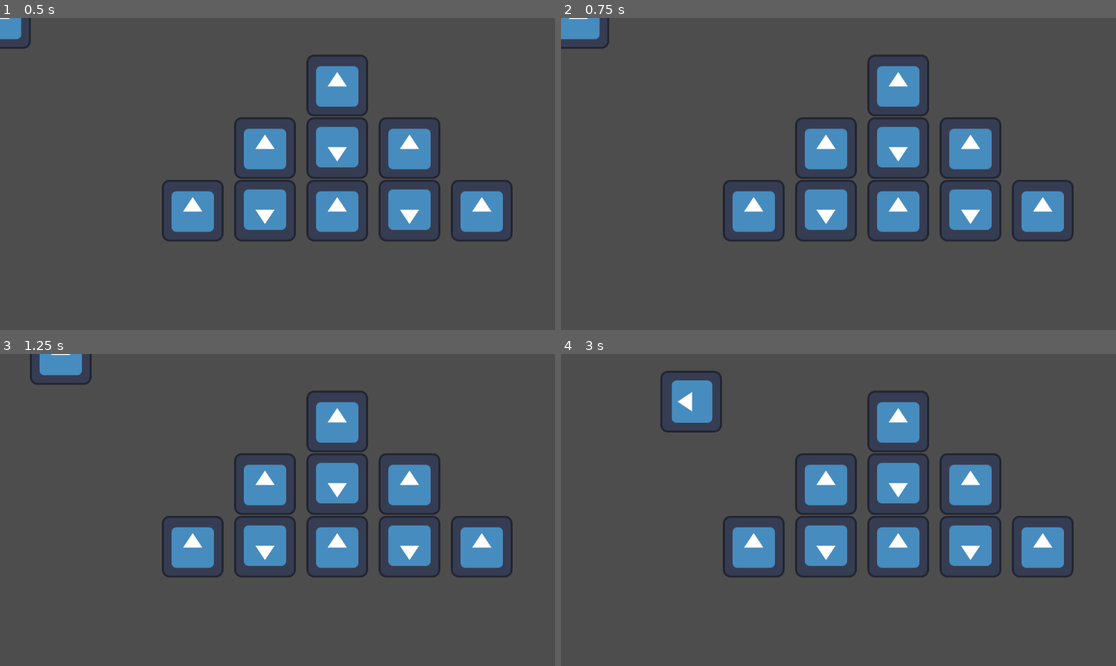
Above: before the commit, frames 1-4 (two rows, left to right).
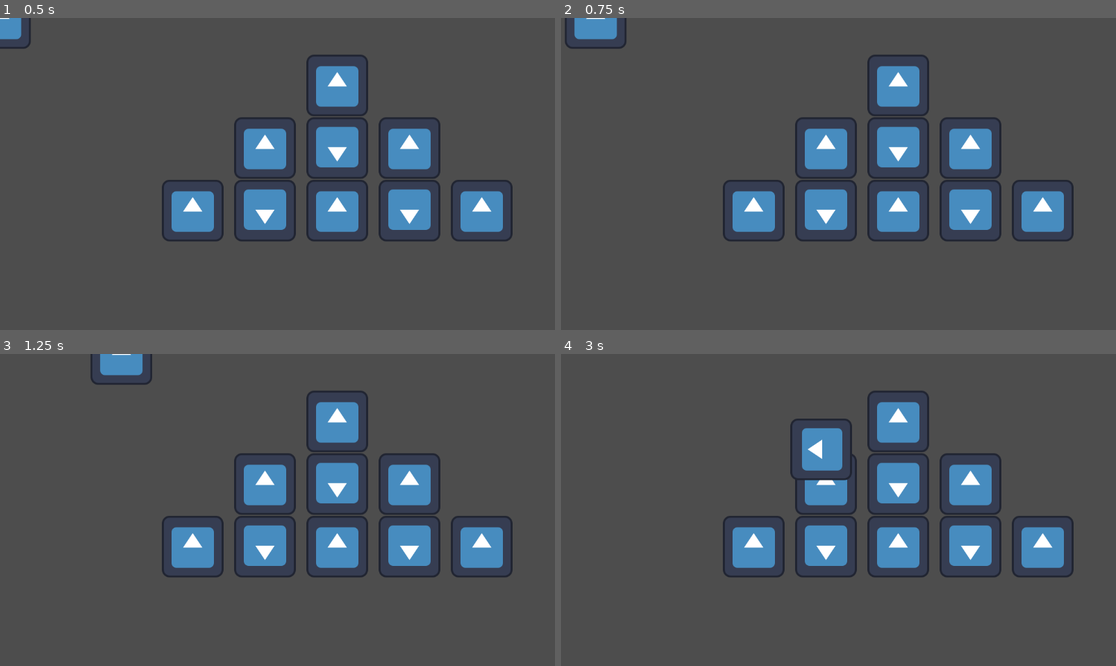
Above: after the commit, the same moments.

Repository: ItsTunda1/Bermuda-Reaper
Game: Godot game, scene res://scenes/top_view.tscn
Two runs of this game, one before a commit and one after it. Both use one fixed random seed, a clock stepped at 60 frames per second and the inputs below. The engine's default icon, where the game draws it, is replaced by a stand-in: a white triangle on a blue panel in a dark square.
Inputs:
- Up to frame 1 (0.5 s): no input
- Up to frame 2 (0.75 s): tap Enter at 0.5 s; hold Right (ui_right) from 0.53 s (still down)
- Up to frame 3 (1.25 s): keep holding Right (ui_right)
- Up to frame 4 (3 s): release Right (ui_right) at 1.28 s; hold Down (ui_down) 1.28-2.03 s; hold Right (ui_right) 2.03-2.78 s; hold Up (ui_up) from 2.78 s (still down)

Frame 1 is identical in both runs. In frame 2, 0.5% of the frame differs, in the area x 0-12%, y 0-10%; in frame 3, 1.3%; in frame 4, 2.7%, in the area x 17-53%, y 5-41%.

Commit message:
boat moves (updated pass to real func)

Diff:
--- a/scripts/boat/boat.gd
+++ b/scripts/boat/boat.gd
@@ -24,7 +24,7 @@
 	return input_vector
 
 func _process(delta):
-	pass;
+	move_in_direction();
 
 func move_in_direction():
 	var move_dir=get_input_vector()
